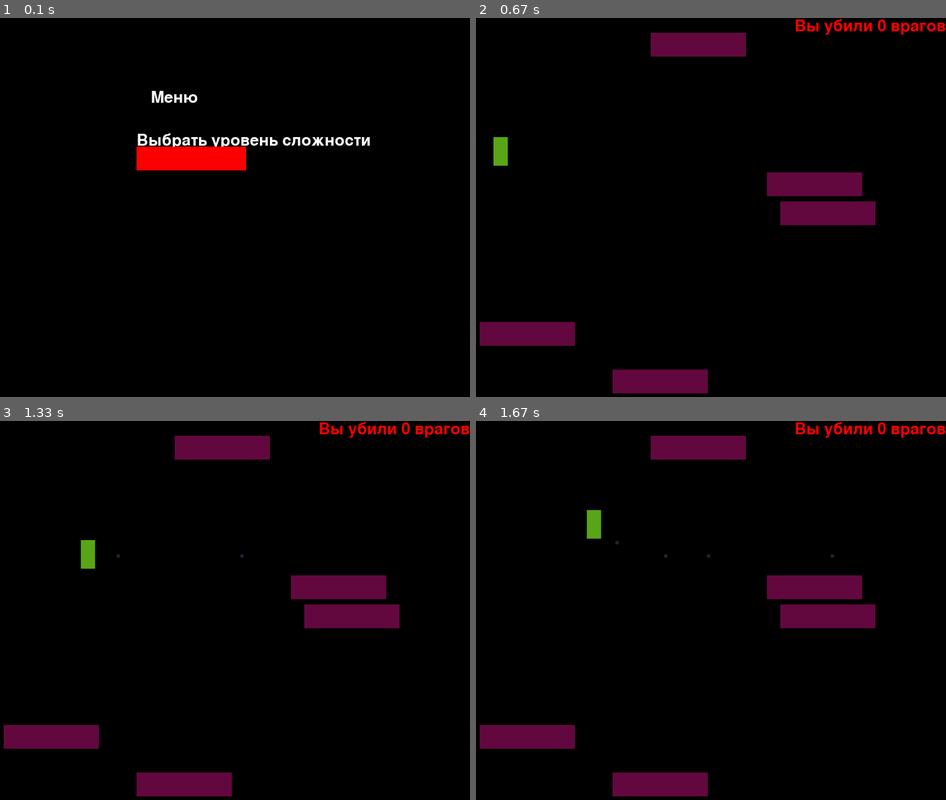
Above: before the commit, frames 1-4 (two rows, left to right).
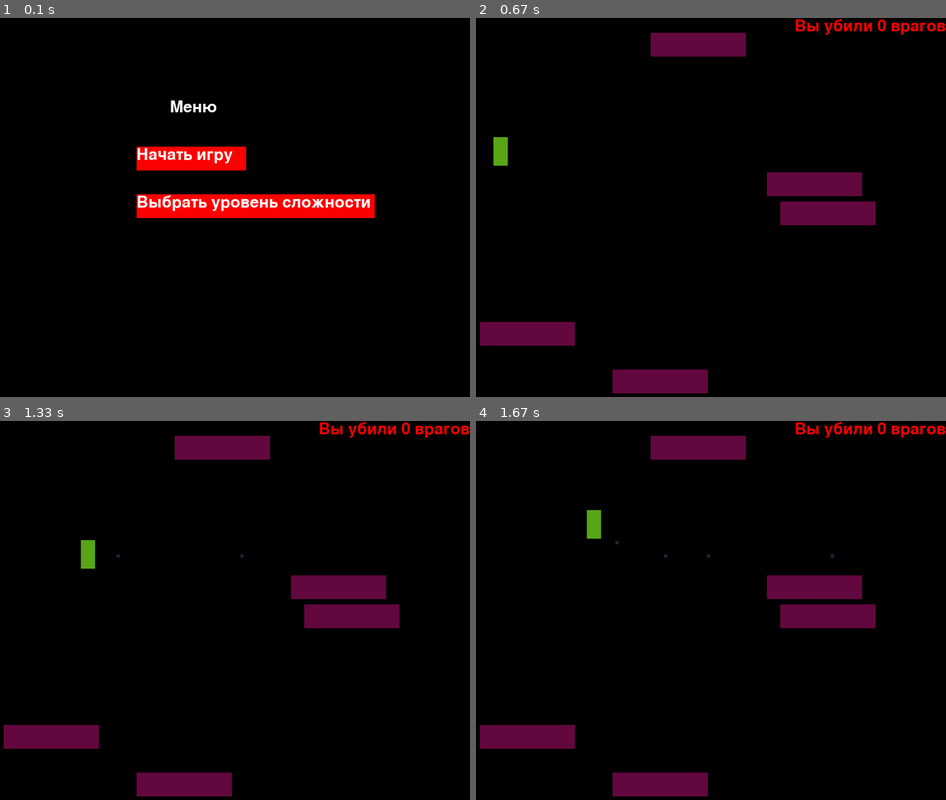
Above: after the commit, the same moments.

Repository: code-n-cry/pygame-tutoring-project
Game: pygame game, started from game.py
Same seed, same stepped clock (60 frames per second), same inputs: the game is played once before the commit and once after it.
Inputs (mouse positions are in pixels of both pictures, inside the frame that each line leads up to):
- Up to frame 1 (0.1 s): no input
- Up to frame 2 (0.67 s): press the mouse at (668, 158) at 0.37 s; move the mouse to (711, 226) at 0.47 s; release the mouse at (753, 294) at 0.6 s
- Up to frame 3 (1.33 s): tap Space at 0.67, 1.07 s; hold D from 1 s (still down); move the mouse to (272, 511) at 1.03 s
- Up to frame 4 (1.67 s): tap Space at 1.37, 1.57 s; release D at 1.47 s; hold W from 1.5 s (still down); move the mouse to (645, 637) at 1.53 s

The runs differ from the first frame. In frame 1, 4.6% of the frame differs, in the area x 29-80%, y 19-53%; in frame 2, nothing differs; in frame 3, nothing differs; in frame 4, nothing differs.

Commit message:
Заставили кнопки работать

Diff:
--- a/game.py
+++ b/game.py
@@ -52,10 +52,11 @@
     def __init__(self):
         self.start_btn = pygame.rect.Rect(300, 270, 230, 50)
         self.btn_text = font.render('Начать игру', True, (255, 255, 255))
-        self.difficult_btn = pygame.rect.Rect(300, 270, 230, 50)
+        self.difficult_btn = pygame.rect.Rect(300, 370, 500, 50)
         self.difficult_btn_text = font.render('Выбрать уровень сложности', True, (255, 255, 255))
         self.menu_text = font.render('Меню', True, (255, 255, 255))
-        self.pressed = False
+        self.difficult_pressed = False
+        self.start_pressed = False
         self.in_menu = True
 
     def update(self, event):
@@ -66,23 +67,27 @@
         if event.type == pygame.MOUSEMOTION:
             pos = pygame.mouse.get_pos()
             if 300 <= pos[0] <= 530 and 270 <= pos[1] <= 320:
-                self.pressed = True
+                self.start_pressed = True
             else:
-                self.pressed = False
+                self.start_pressed = False
+            if 300 <= pos[0] <= 800 and 370 <= pos[1] <= 420:
+                self.difficult_pressed = True
+            else:
+                self.difficult_pressed = False
 
     def draw(self, screen):
         screen.fill((0, 0, 0))
-        screen.blit(self.menu_text, (330, 150))
-        screen.blit(self.btn_text, (300, 270))
-        screen.blit(self.difficult_btn_text, (300, 240))
-        if self.pressed is False:
+        if self.start_pressed is False:
             pygame.draw.rect(screen, (255, 0, 0), self.start_btn)
         else:
             pygame.draw.rect(screen, (0, 0, 255), self.start_btn)
-        if self.pressed is False:
+        if self.difficult_pressed is False:
             pygame.draw.rect(screen, (255, 0, 0), self.difficult_btn)
         else:
             pygame.draw.rect(screen, (0, 0, 255), self.difficult_btn)
+        screen.blit(self.menu_text, (370, 170))
+        screen.blit(self.btn_text, (300, 270))
+        screen.blit(self.difficult_btn_text, (300, 370))
 
 
 class Enemy(pygame.sprite.Sprite):
